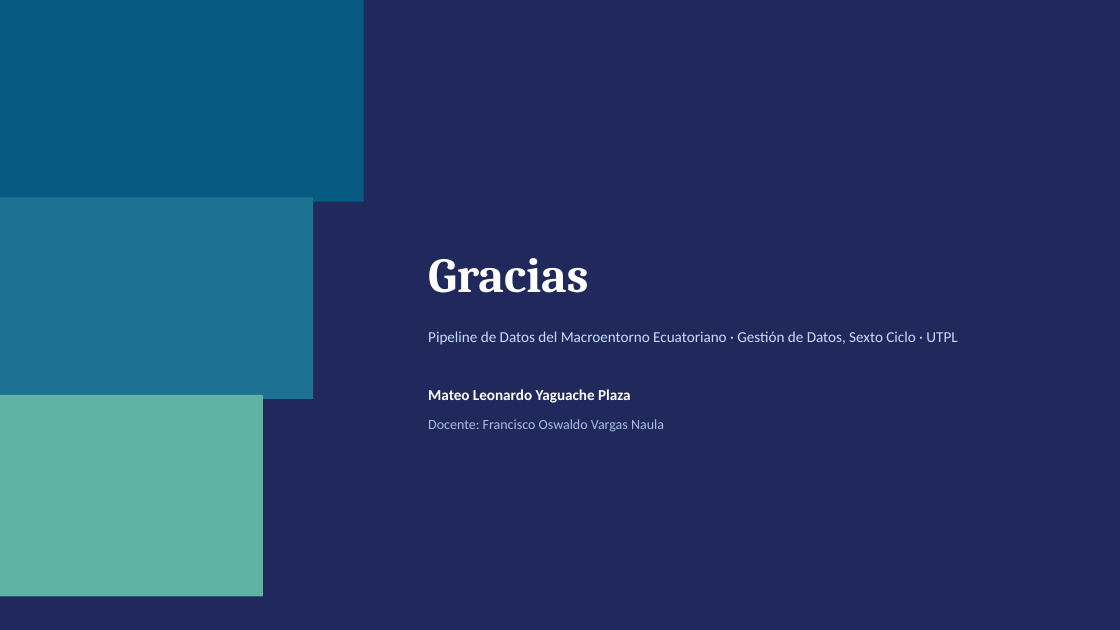
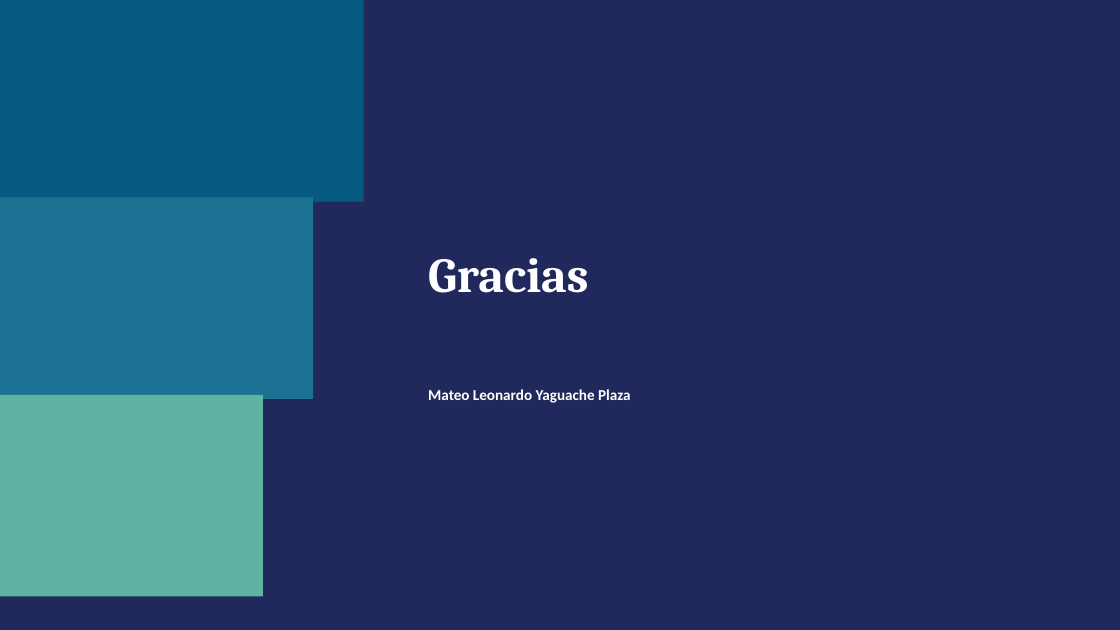
Before and after one commit to MathLeoYa/Practicum_2.2, a slide deck: slide 10 of Reto final/Macroentorno_Ecuatoriano_Presentacion.pptx (slide 9 before the commit). Drawn at 1120x630 pixels with LibreOffice and Linux fonts; fonts in the diff are those of the drawing. Boxes give left, top, right and bottom in pixels: in the first picture for what was removed or moved away, otherwise in the second. Text is boxed around its words. In the diff, an @@ line names an element or a change of style, - is before the commit and + after.

```diff
--- a/Reto final/Macroentorno_Ecuatoriano_Presentacion.pptx
+++ b/Reto final/Macroentorno_Ecuatoriano_Presentacion.pptx
@@ text removed at (x1=428, y1=331, x2=957, y2=345) @@
-Pipeline de Datos del Macroentorno Ecuatoriano · Gestión de Datos, Sexto Ciclo · UTPL
@@ text removed at (x1=428, y1=419, x2=664, y2=432) @@
-Docente: Francisco Oswaldo Vargas Naula
```
Also in this commit, not shown: 5 other slides changed, 2 slides added, 1 slide removed, 13 other files.
